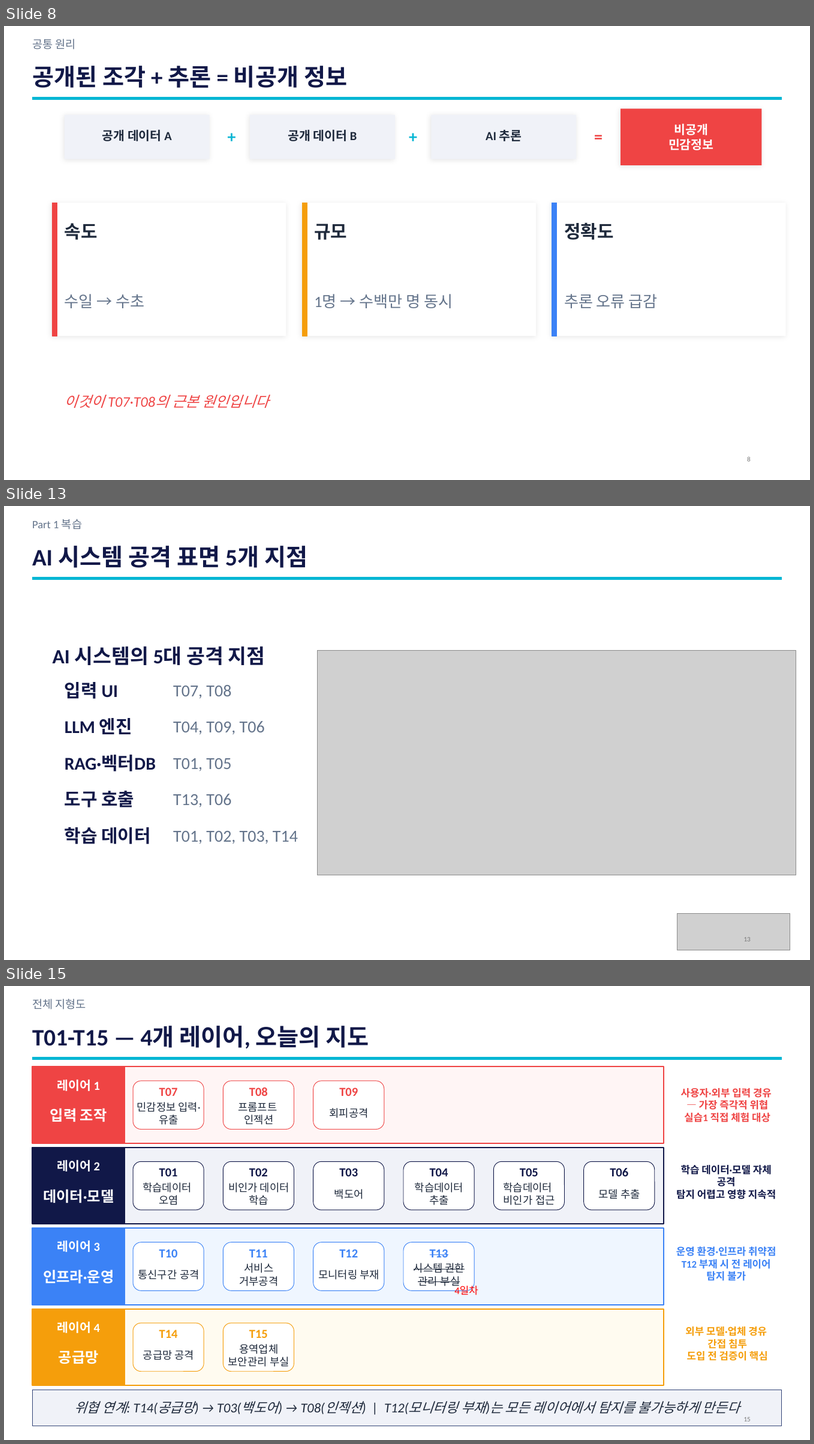
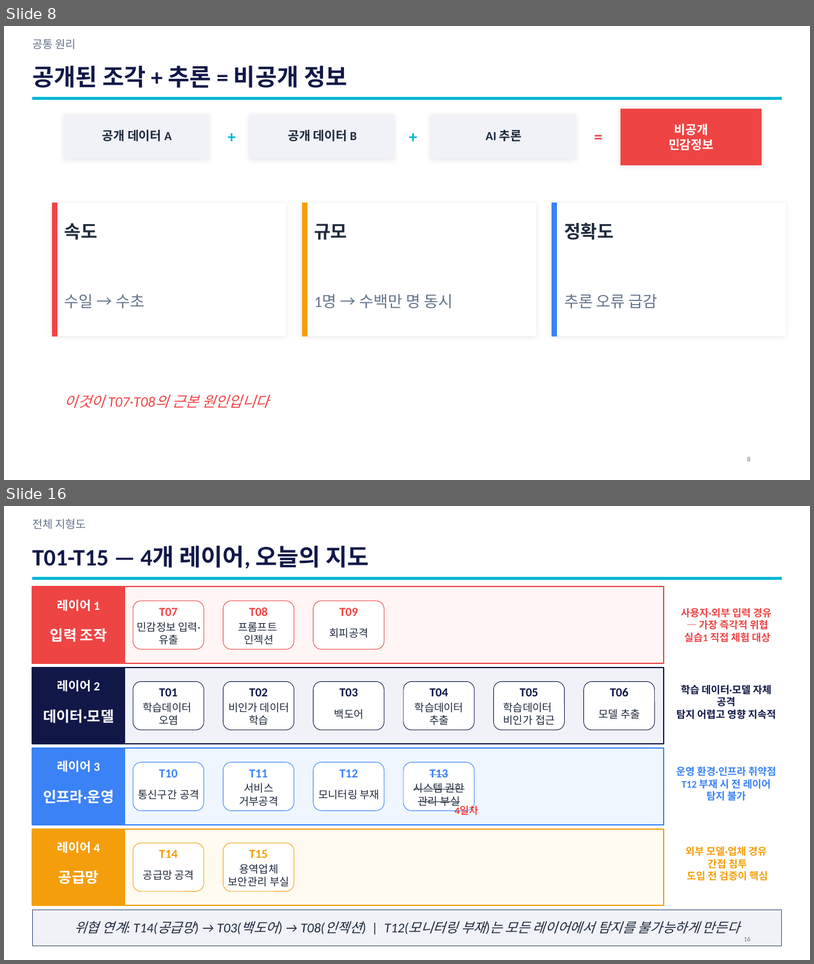
Before and after one commit to sulgik/security-workshop, a slide deck: ws01/class/3일차_1.pptx. Shown one above the other, each under a label of ours: slides 8, 13 and 15 before the commit, slides 8 and 16 after it; the slides between them are not shown. The pictures are 814x1444 and 814x964 pixels, drawn with LibreOffice and Linux fonts; fonts in the diff are those of the drawing; grey boxes stand for pictures. Boxes give left, top, right and bottom in pixels: in the first picture for what was removed or moved away, otherwise in the second. Text is boxed around its words. In the diff, an @@ line names an element or a change of style, - is before the commit and + after.

```diff
--- a/ws01/class/3일차_1.pptx
+++ b/ws01/class/3일차_1.pptx
@@ slide 13 removed at [4,506,810,960], background #FFFFFF @@
@@ text removed at [32,519,82,529] @@
-Part 1 복습
@@ text removed at [32,546,308,568] @@
-AI 시스템 공격 표면 5개 지점
@@ rectangle removed at [32,577,782,580] @@
@@ text removed at [53,646,266,665] @@
-AI 시스템의 5대 공격 지점
@@ picture removed at [317,650,796,875] @@
@@ text removed at [65,682,118,699] @@
-입력 UI
@@ text removed at [173,685,231,699] @@
-T07, T08
@@ text removed at [65,718,132,735] @@
-LLM 엔진
@@ text removed at [173,721,265,735] @@
-T04, T09, T06
@@ text removed at [65,754,156,771] @@
-RAG·벡터DB
@@ text removed at [173,758,231,771] @@
-T01, T05
@@ text removed at [65,790,135,807] @@
-도구 호출
@@ text removed at [173,793,231,807] @@
-T13, T06
@@ text removed at [65,826,151,844] @@
-학습 데이터
@@ text removed at [173,831,298,844] @@
-T01, T02, T03, T14
@@ picture removed at [677,913,790,949] @@
@@ page number removed at [744,937,751,941] @@
-13
@@ what was slide 15 is now slide 16 @@
```
Also in this commit, not shown: 10 slides changed, 4 slides added, 1 other slide removed, 7 other files.
